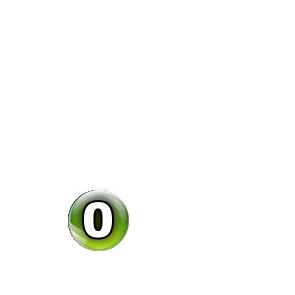
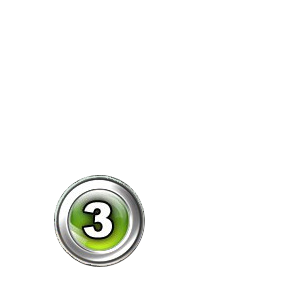
The second w=295, h=295 image is a revision of the first. Changes to its layers:
hid "0" over [65, 183, 131, 257]
added layer "3 (from original)" above "green-jewel-blank.png" over [68, 190, 129, 251]
added layer "silver" over [54, 175, 145, 267]
